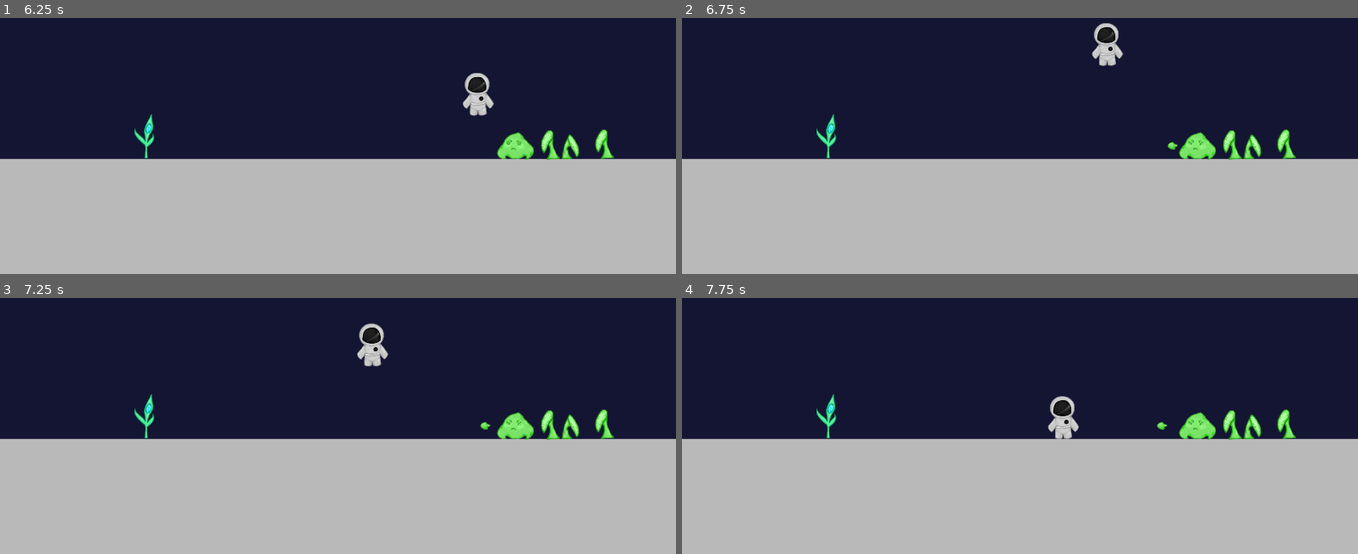
Above: before the commit, frames 1-4 (two rows, left to right).
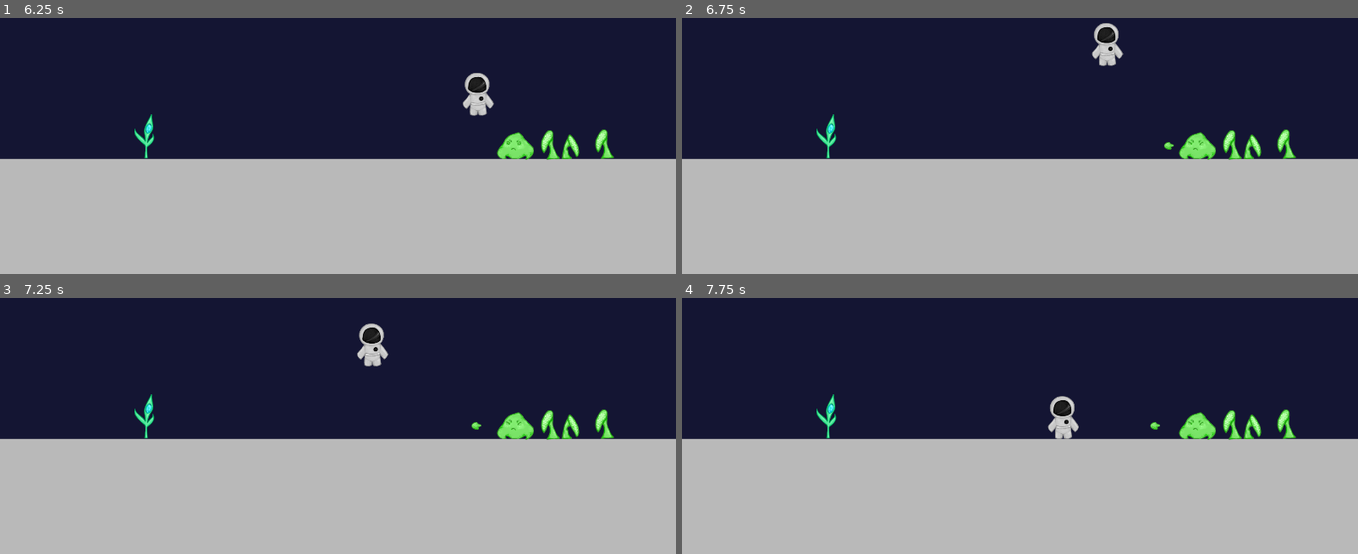
Above: after the commit, the same moments.

Repository: 7riciu/out-of-space
Game: Godot game, scene res://scenes/game.tscn
Two runs of this game, one before a commit and one after it. Both use one fixed random seed, a clock stepped at 60 frames per second and the inputs below.
Inputs:
- Up to frame 1 (6.25 s): tap Enter at 0.5 s; hold D (Right) 0.53-2.03 s; tap E (e, bound only after the commit) at 0.6, 1.35, 2.3, 3.05, 3.6, 4.35, 5.3, 6.05 s; tap Space (Jump) at 0.77, 1.52, 3.02, 3.77, 4.52, 6.02 s; hold A (Left) 2.03-2.78 s; tap Alt at 2.1, 5.1 s; hold D (Right) 2.78-4.28 s; tap Shift at 2.85, 5.85 s; hold A (Left) 4.28-5.03 s; hold D (Right) 5.03-5.78 s; hold A (Left) from 5.78 s (still down)
- Up to frame 2 (6.75 s): keep holding A (Left); tap E (e, bound only after the commit) at 6.6 s
- Up to frame 3 (7.25 s): keep holding A (Left); tap Space (Jump) at 6.77 s
- Up to frame 4 (7.75 s): release A (Left) at 7.28 s; hold D (Right) from 7.28 s (still down); tap E (e, bound only after the commit) at 7.35 s; tap Space (Jump) at 7.52 s

Frame 1 is identical in both runs. In frame 2, less than 0.1% of the frame differs, in the area x 71-74%, y 48-52%; in frame 3, less than 0.1%, in the area x 69-73%, y 48-52%; in frame 4, less than 0.1%.

Commit message:
Added a plant that calms the slime

Diff:
--- a/project.godot
+++ b/project.godot
@@ -43,6 +43,11 @@
 "events": [Object(InputEventKey,"resource_local_to_scene":false,"resource_name":"","device":-1,"window_id":0,"alt_press …(191 unchanged characters)…
 ]
 }
+e={
+"deadzone": 0.2,
+"events": [Object(InputEventKey,"resource_local_to_scene":false,"resource_name":"","device":-1,"window_id":0,"alt_pressed":false,"shift_pressed":false,"ctrl_pressed":false,"meta_pressed":false,"pressed":false,"keycode":0,"physical_keycode":69,"key_label":0,"unicode":101,"location":0,"echo":false,"script":null)
+]
+}
 
 [rendering]
 
--- a/scenes/calm_plant.tscn
+++ b/scenes/calm_plant.tscn
@@ -1,6 +1,7 @@
-[gd_scene load_steps=5 format=3 uid="uid://bnbn8gydtsmf1"]
+[gd_scene load_steps=6 format=3 uid="uid://bnbn8gydtsmf1"]
 
 [ext_resource type="Texture2D" uid="uid://dfgombplhmkbs" path="res://assets/calm_plant.png" id="1_ipjdr"]
+[ext_resource type="Script" uid="uid://cmqoae14yaxt4" path="res://scripts/calm_plant.gd" id="1_lmddm"]
 
 [sub_resource type="AtlasTexture" id="AtlasTexture_lmddm"]
 atlas = ExtResource("1_ipjdr")
@@ -21,6 +22,7 @@
 radius = 91.08787
 
 [node name="Area2D" type="Area2D"]
+script = ExtResource("1_lmddm")
 
 [node name="AnimatedSprite2D" type="AnimatedSprite2D" parent="."]
 sprite_frames = SubResource("SpriteFrames_31onn")
--- a/scenes/slime.tscn
+++ b/scenes/slime.tscn
@@ -51,7 +51,7 @@
 [sub_resource type="CircleShape2D" id="CircleShape2D_2npkn"]
 radius = 141.50972
 
-[node name="slime" type="CharacterBody2D"]
+[node name="slime" type="CharacterBody2D" groups=["slime"]]
 script = ExtResource("1_n6pvg")
 
 [node name="AnimatedSprite2D" type="AnimatedSprite2D" parent="."]
--- a/scenes/slime_splash.tscn
+++ b/scenes/slime_splash.tscn
@@ -23,7 +23,6 @@
 
 [sub_resource type="Animation" id="Animation_2e28q"]
 resource_name = "shoot"
-length = 2.0
 tracks/0/type = "value"
 tracks/0/imported = false
 tracks/0/enabled = true
@@ -31,7 +30,7 @@
 tracks/0/interp = 1
 tracks/0/loop_wrap = true
 tracks/0/keys = {
-"times": PackedFloat32Array(0, 2),
+"times": PackedFloat32Array(0, 1),
 "transitions": PackedFloat32Array(1, 1),
 "update": 0,
 "values": [Vector2(0, 0), Vector2(-60, 0)]
@@ -43,7 +42,7 @@
 tracks/1/interp = 1
 tracks/1/loop_wrap = true
 tracks/1/keys = {
-"times": PackedFloat32Array(0, 2),
+"times": PackedFloat32Array(0, 1),
 "transitions": PackedFloat32Array(1, 1),
 "update": 0,
 "values": [Vector2(0, 0), Vector2(-60, 0)]
--- /dev/null
+++ b/scripts/calm_plant.gd
@@ -0,0 +1,22 @@
+extends Area2D
+
+@onready var slime = get_tree().get_first_node_in_group("slime")
+@onready var collected = false
+var can_interact = false
+
+func _ready() -> void:
+	self.body_entered.connect(on_body_entered)
+	self.body_exited.connect(on_body_exited)
+
+func _process(_delta: float) -> void:
+	if can_interact and Input.is_action_just_pressed("e"):
+		collected = true
+		slime.happy = true
+
+func on_body_entered(body):
+	if body.is_in_group("player"):
+		can_interact = true
+
+func on_body_exited(body):
+	if body.is_in_group("player"):
+		can_interact = false
Not shown, added: scripts/calm_plant.gd.uid
